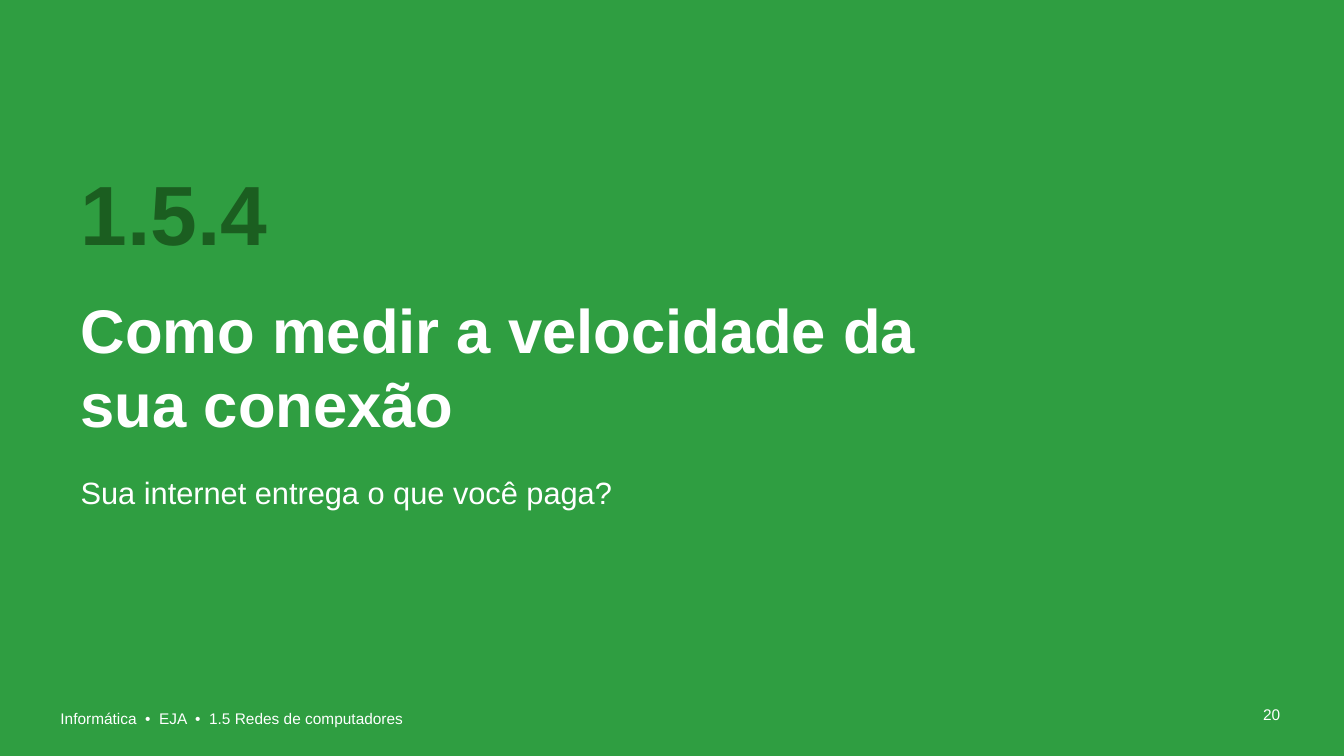
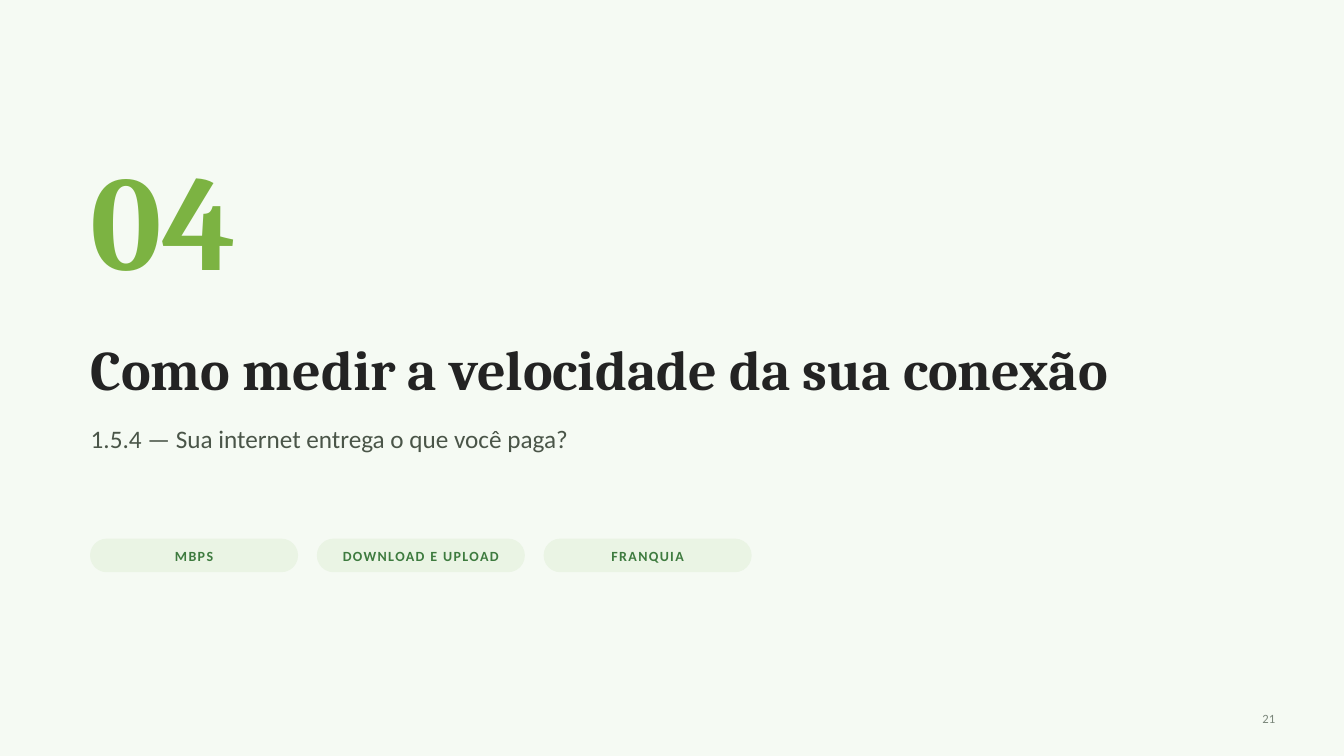
Before and after one commit to douglascsc/sobre, a slide deck: slide 21 of aulas/eja-redes/Redes_de_Computadores_EJA.pptx (slide 20 before the commit). Drawn at 1344x756 pixels with LibreOffice and Linux fonts; fonts in the diff are those of the drawing; background and template pictures are left out. Boxes give left, top, right and bottom in pixels: in the first picture for what was removed or moved away, otherwise in the second. Text is boxed around its words. In the diff, an @@ line names an element or a change of style, - is before the commit and + after.

```diff
--- a/aulas/eja-redes/Redes_de_Computadores_EJA.pptx
+++ b/aulas/eja-redes/Redes_de_Computadores_EJA.pptx
@@ background #2F9E41 to #F5FAF3 @@
@@ text added at (x1=91, y1=178, x2=237, y2=271), 96 pt, text #7CB342, bold @@
+04
@@ text removed at (x1=81, y1=187, x2=268, y2=246) @@
-1.5.4
@@ title "Como medir a velocidade da ..." moved from (x1=81, y1=308, x2=915, y2=428) to (x1=91, y1=351, x2=1107, y2=391) @@
@@ title "Como medir a velocidade da ..." at (x1=91, y1=351, x2=1107, y2=391): size 44 to 40 pt, font Arial to Cambria, text colour #FFFFFF to #232323; vertical alignment top to middle @@
@@ text at (x1=91, y1=430, x2=567, y2=453): text changed; size 22 to 18 pt; font Arial to Calibri; text colour #FFFFFF to #4A5548 @@
-Sua internet entrega o que você paga?
+1.5.4 — Sua internet entrega o que você paga?
@@ rounded rectangle added at (x1=91, y1=539, x2=297, y2=572), fill #EAF4E4, outline #EAF4E4 1 pt @@
@@ rounded rectangle added at (x1=318, y1=539, x2=524, y2=572), fill #EAF4E4, outline #EAF4E4 1 pt @@
@@ rounded rectangle added at (x1=544, y1=539, x2=751, y2=572), fill #EAF4E4, outline #EAF4E4 1 pt @@
@@ text added at (x1=175, y1=552, x2=213, y2=561), 10 pt, text #3E7B3F, bold @@
+MBPS
@@ text added at (x1=343, y1=552, x2=499, y2=561), 10 pt, text #3E7B3F, bold @@
+DOWNLOAD E UPLOAD
@@ text added at (x1=611, y1=552, x2=683, y2=563), 10 pt, text #3E7B3F, bold @@
+FRANQUIA
@@ text removed at (x1=60, y1=712, x2=403, y2=727) @@
-Informática • EJA • 1.5 Redes de computadores
@@ page number added at (x1=1262, y1=715, x2=1275, y2=723), 9 pt, text #7A867A @@
+21
@@ page number removed at (x1=1263, y1=709, x2=1280, y2=720) @@
-20
```
Also in this commit, not shown: 26 other slides changed, 2 slides added, 1 slide removed, 1 other file.
